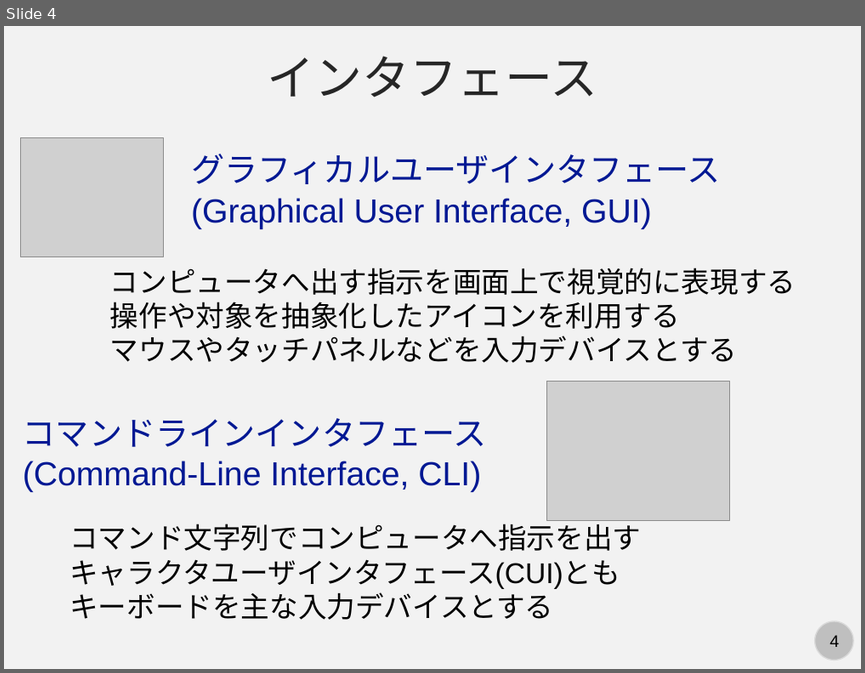
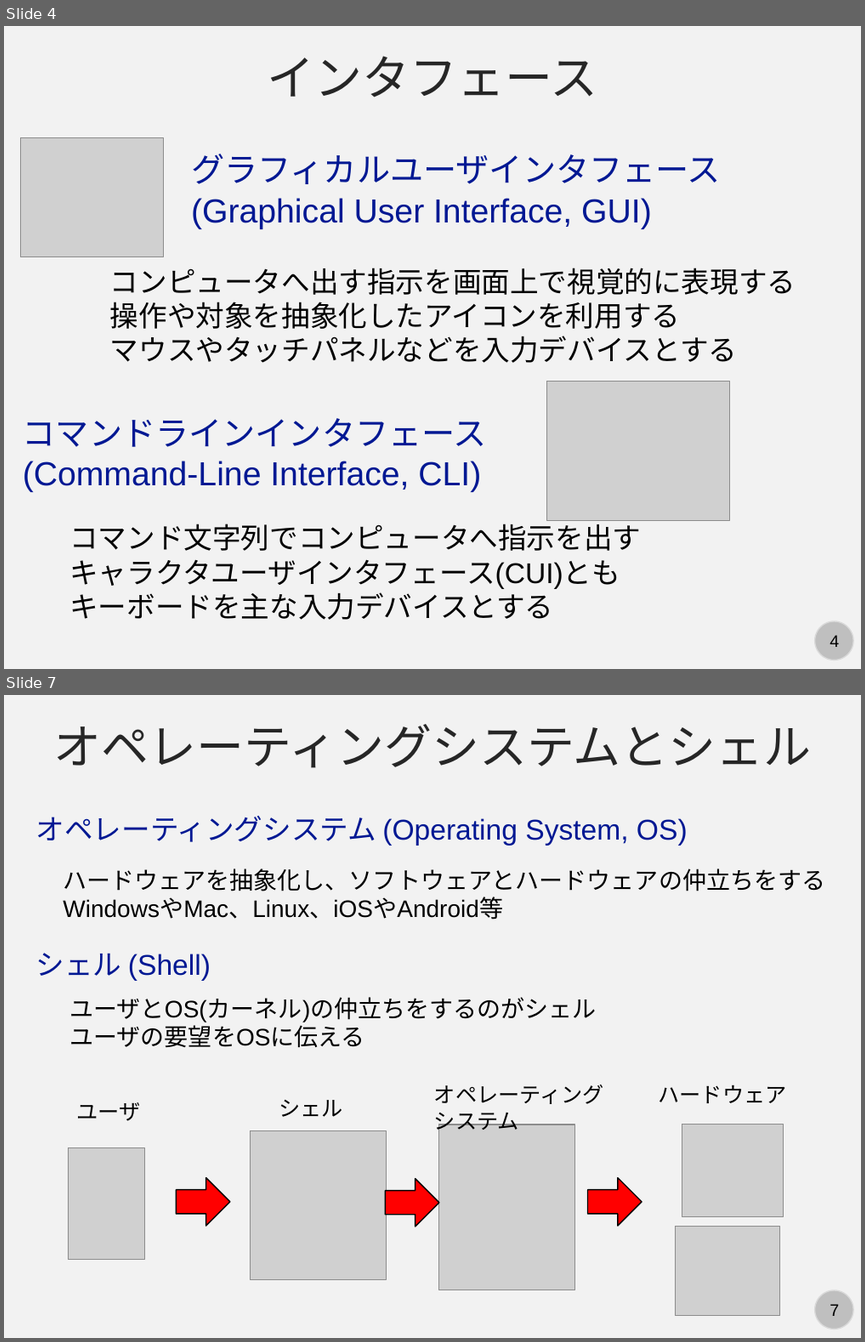
Before and after one commit to kaityo256/github, a slide deck: command/fig/slide.pptx. Shown one above the other, each under a label of ours: slide 4 before the commit, slides 4 and 7 after it; the slides between them are not shown. The pictures are 865x673 and 865x1342 pixels, drawn with LibreOffice and Linux fonts; fonts in the diff are those of the drawing; grey boxes stand for pictures. Boxes give left, top, right and bottom in pixels: in the first picture for what was removed or moved away, otherwise in the second. Text is boxed around its words. In the diff, an @@ line names an element or a change of style, - is before the commit and + after.

```diff
--- a/command/fig/slide.pptx
+++ b/command/fig/slide.pptx
@@ slide 7 added at [4,695,861,1338], background #F2F2F2; not listed: 2 template elements that a slide beside it also shows @@
@@ text added at [54,724,811,768], 40 pt, text #262626 @@
+オペレーティングシステムとシェル
@@ text added at [36,816,687,845], 24 pt, text #011893 @@
+オペレーティングシステム (Operating System, OS)
@@ text added at [63,868,825,919], 20 pt, text #000000 @@
+ハードウェアを抽象化し、ソフトウェアとハードウェアの仲立ちをする
+WindowsやMac、Linux、iOSやAndroid等
@@ text added at [36,953,211,981], 24 pt, text #011893 @@
+シェル (Shell)
@@ text added at [69,997,596,1047], 20 pt, text #000000 @@
+ユーザとOS(カーネル)の仲立ちをするのがシェル
+ユーザの要望をOSに伝える
@@ text added at [76,1102,140,1121], 18 pt, text #000000 @@
+ユーザ
@@ text added at [279,1100,343,1117], 18 pt, text #000000 @@
+シェル
@@ text added at [434,1084,604,1134], 18 pt, text #000000 @@
+オペレーティング
+システム
@@ text added at [658,1084,786,1103], 18 pt, text #000000 @@
+ハードウェア
@@ picture added at [439,1124,574,1290] @@
@@ picture added at [681,1124,783,1216] @@
@@ picture added at [69,1147,144,1259] @@
@@ picture added at [250,1131,386,1279] @@
@@ right arrow added at [177,1178,230,1225], fill #FF0000, outline #000000 1 pt @@
@@ right arrow added at [386,1179,439,1226], fill #FF0000, outline #000000 1 pt @@
@@ right arrow added at [587,1178,642,1225], fill #FF0000, outline #000000 1 pt @@
@@ picture added at [675,1225,779,1315] @@
```
Also in this commit, not shown: 1 slide changed, 13 other slides added, 1 slide removed.
